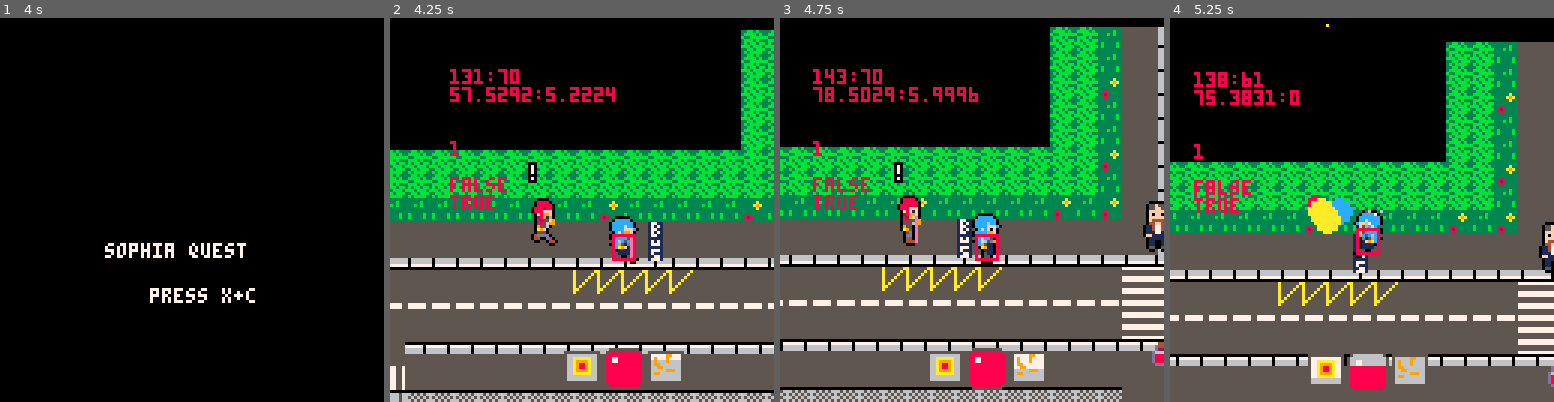
Above: before the commit, frames 1-4 (left to right).
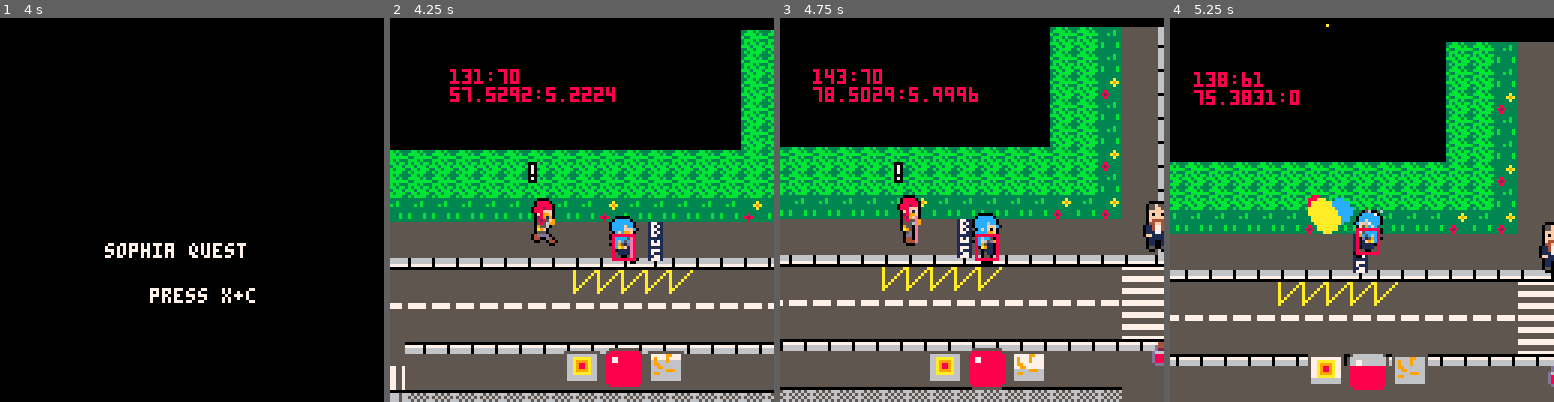
Above: after the commit, the same moments.

Repository: JasonHaenlin/pico-8-sophiaquest
Game: PICO-8 cartridge sophiaquest.p8
Two runs of this game, one before a commit and one after it. Both use one fixed random seed, a clock stepped at 60 frames per second and the inputs below.
Inputs:
- Up to frame 1 (4 s): tap X (X key) at 0.33, 1.07, 1.85, 2.97 s; tap O (Z key) at 0.7, 1.7, 2.1, 2.5, 2.9, 3.3, 3.7 s; hold Right 1.6-2.1 s; hold Up 2.15-2.42 s; hold Right 2.47-3.03 s; hold Left 3.08-3.58 s; hold Down 3.63-3.97 s
- Up to frame 2 (4.25 s): hold Right from 4.02 s (still down); tap X (X key) at 4.08 s; tap O (Z key) at 4.1 s
- Up to frame 3 (4.75 s): tap O (Z key) at 4.5 s; release Right at 4.68 s; hold Up from 4.73 s (still down)
- Up to frame 4 (5.25 s): tap O (Z key) at 4.9 s; release Up at 5.03 s; hold Left from 5.08 s (still down); tap X (X key) at 5.2 s

Frame 1 is identical in both runs. In frame 2, 0.6% of the frame differs, in the area x 15-31%, y 32-50%; in frame 3, 0.6%; in frame 4, 0.6%.

Commit message:
separation of ennemies and npcs

Diff:
--- a/sophiaquest.p8
+++ b/sophiaquest.p8
@@ -118,7 +118,6 @@
 end
 
 function trig_time(self)
- log(5,self.arg)
  self.arg -= 1
  return self.arg <= 0
 end
@@ -494,7 +493,6 @@
 
 function controls_dialogs(self)
  local a = self.talkto
- log(10, a.dialogs[a.line].text)
  if(btnp(fire1) or btnp(fire2)) then
   if(self.talkto.line >= #self.talkto.dialogs) then
    self.control = controls_player
@@ -512,8 +510,6 @@
 
 function controls_npc(self)
  local dist = distance(self)
- log(7, self.talking)
- log(8, self.hint)
  if (dist >= 5 and dist < 10) then
   if(self.talking) make_dialog(self)
   if (self.hint) hint(self)
@@ -569,6 +565,7 @@
 end
 
 function distance(a)
+ if(not a) return inf
  local rx = a.x - g_p.x
  local ry = a.y - g_p.y
  return (abs(rx) + abs(ry)) / 2
@@ -604,19 +601,14 @@
 
 function target_nearest_one(limit)
  limit = limit or inf
- local rx = inf
- local ry = inf
- local target = {x = inf , y=inf}
+ local target = {npc = nil, enn = nil}
  for a in all(g_actors) do
-  if(a.tag == ennemy or a.tag == npc) then
-   if(distance(target) > distance(a)) then
-    rx = abs(a.x-g_p.x)
-    ry = abs(a.y-g_p.y)
-    target = a
-   end -- check distance from player
-  end -- tag is ennemy
+  local dist = distance(a)
+  if(a.tag == ennemy and distance(target.enn) > dist) target.enn = a
+  if(a.tag == npc and distance(target.npc) > dist) target.npc = a
  end -- for all actors
- if (distance(target) > limit) return {}
+ if (distance(target.enn) > limit) target.enn = nil
+ if (distance(target.npc) > limit) target.npc = nil
  return target
 end
 
@@ -690,15 +682,13 @@
    g_open_inv = true
   else
   local target = target_nearest_one(30)
-   if (target.x ~= nil) then
-    if (target.tag == ennemy and g_p.cdfx == 0) then
-     g_p.cdfx = g_p.weapon.cdfx
-     g_p.weapon.dfx(target.x, target.y, 3, abs(g_fp.y - target.y), g_p.weapon.draw)
-     target.health -= 10
-     check_actor_health(target)
-    elseif (target.tag == npc and distance(target) < 10) then
-     begin_dialog(target)
-    end -- check target actor tag
+   if (target.enn ~= nil and g_p.cdfx == 0) then
+    g_p.cdfx = g_p.weapon.cdfx
+    g_p.weapon.dfx(target.enn.x, target.enn.y, 3, abs(g_fp.y - target.enn.y), g_p.weapon.draw)
+    target.enn.health -= 10
+    check_actor_health(target.enn)
+   elseif (target.npc ~= nil and distance(target.npc) < 10) then
+    begin_dialog(target.npc)
    else
     sfx(9)
    end -- is target present
